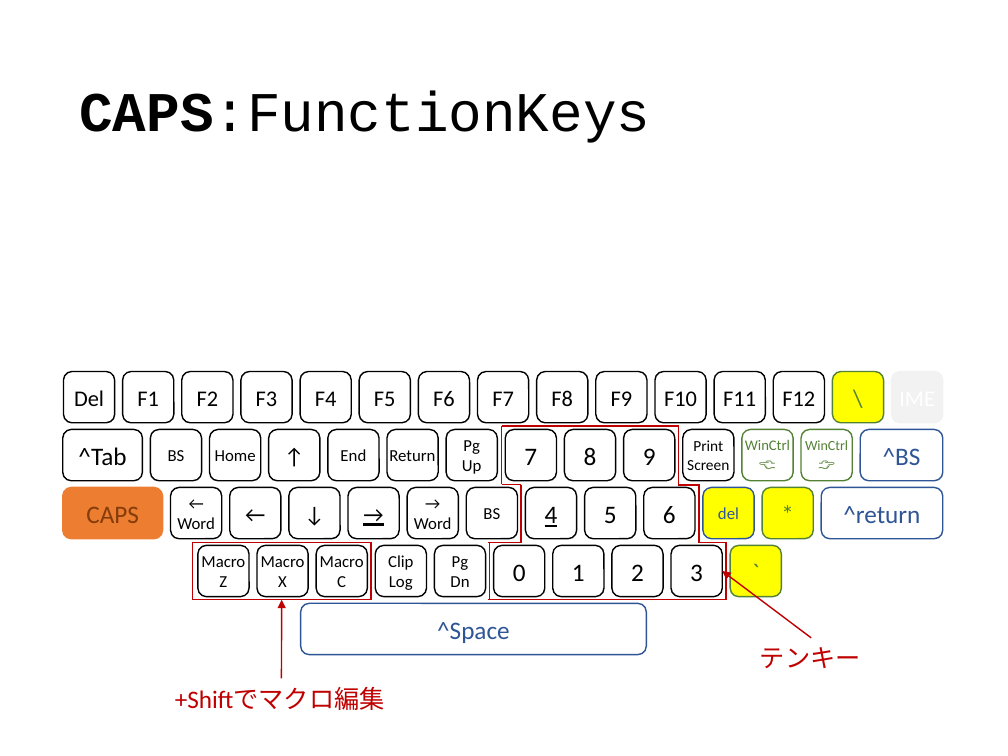
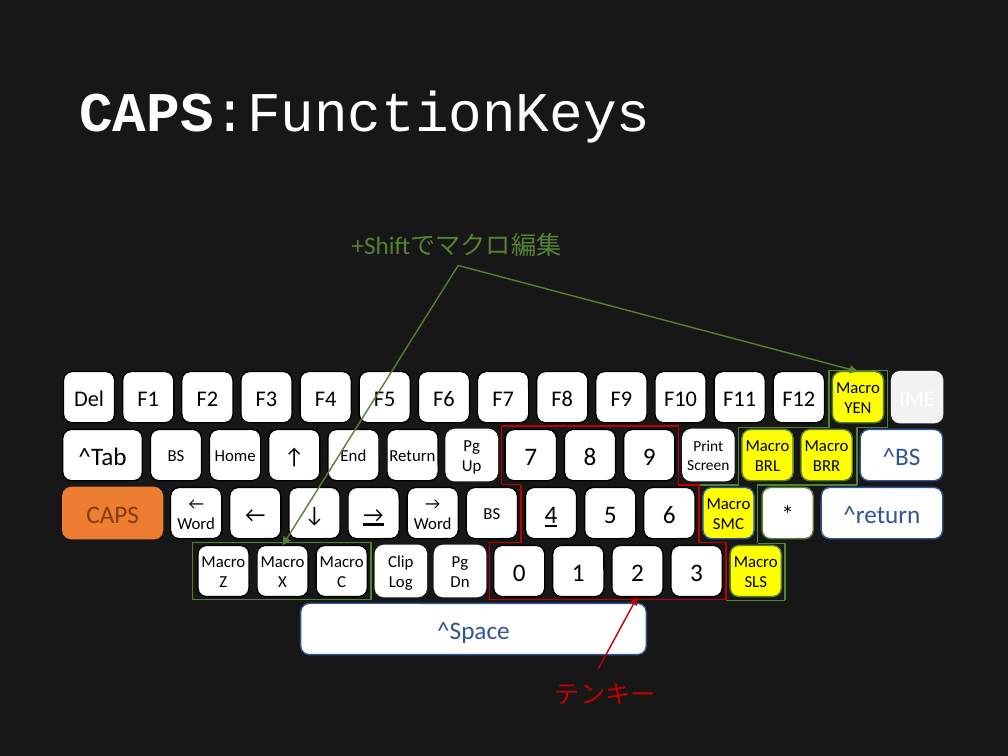
Before and after one commit to ittooo66/myAHK, a slide deck: slide 4 of MANUAL.pptx. Drawn at 1008x756 pixels with LibreOffice and Linux fonts; fonts in the diff are those of the drawing. Boxes give left, top, right and bottom in pixels: in the first picture for what was removed or moved away, otherwise in the second. Text is boxed around its words. In the diff, an @@ line names an element or a change of style, - is before the commit and + after.

```diff
--- a/MANUAL.pptx
+++ b/MANUAL.pptx
@@ background #FFFFFF to #181717 @@
@@ title "CAPS:FunctionKeys" at box(79, 91, 650, 143): text colour #000000 to #FFFFFF @@
@@ text "+Shiftでマクロ編集": place and size @@
-text "+Shiftでマクロ編集" at box(175, 688, 385, 710)
+text "+Shiftでマクロ編集" at box(352, 234, 562, 256)
@@ text "+Shiftでマクロ編集" at box(352, 234, 562, 256): text colour #C00000 to #548235 @@
@@ arrow added from (459, 265) to (282, 545), #548235 1 pt @@
@@ arrow added from (459, 265) to (858, 372), #548235 1 pt @@
@@ text in rounded rectangle at box(836, 382, 880, 413): text changed; size 18 to 12 pt; text colour #548235 to #000000 @@
-\
+Macro
+YEN
@@ rounded rectangle "Macro" at box(742, 429, 793, 481): fill none to #FFFF00 @@
@@ text in rounded rectangle at box(746, 440, 790, 471): text changed; size 10.5 to 12 pt; text colour #548235 to #000000 @@
-WinCtrl
-👈
+Macro
+BRL
@@ rounded rectangle "Macro" at box(801, 429, 853, 481): fill none to #FFFF00 @@
@@ text in rounded rectangle at box(805, 440, 849, 471): text changed; size 10 to 12 pt; text colour #548235 to #000000 @@
-WinCtrl
-👉
+Macro
+BRR
@@ text in rounded rectangle at box(707, 498, 751, 529): text changed; text colour #2F5597 to #000000 @@
-del
+Macro
+SMC
@@ rounded rectangle "*" at box(762, 488, 813, 539): text colour #548235 to #000000; fill #FFFF00 to #FFFFFF @@
@@ rectangle at box(193, 542, 371, 600): outline #C00000 1 pt to #548235 1 pt @@
@@ fill none to #FFFFFF; outline #000000 1 pt to #FFFFFF 1 pt in 4 elements at box(682, 429, 734, 481), box(447, 429, 498, 481), box(434, 545, 486, 597), box(375, 545, 426, 597) @@
@@ text in rounded rectangle at box(734, 556, 778, 587): text changed; size 18 to 12 pt; text colour #548235 to #000000 @@
-`
+Macro
+SLS
@@ arrow moved from (811, 638) - (723, 571) to (598, 669) - (637, 597) @@
@@ arrow removed from (281, 678) to (281, 600) @@
@@ group added at box(700, 370, 888, 601): 13 lines @@
@@ text "テンキー": place and size @@
-text "テンキー" at box(760, 647, 861, 668)
+text "テンキー" at box(555, 683, 656, 704)
```
Also in this commit, not shown: 11 other slides changed.
